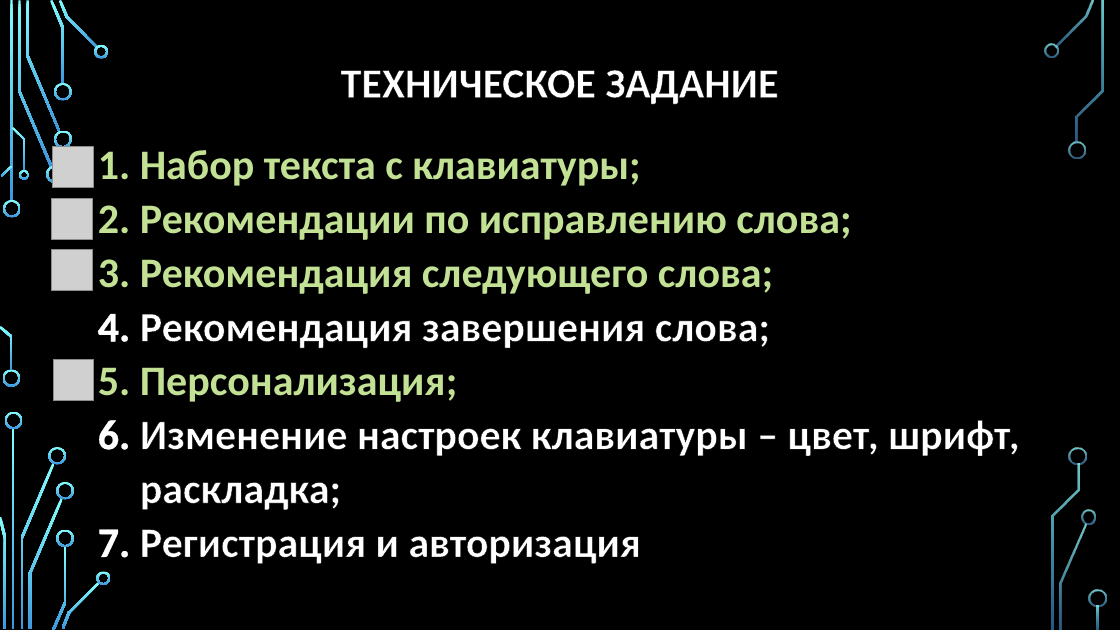
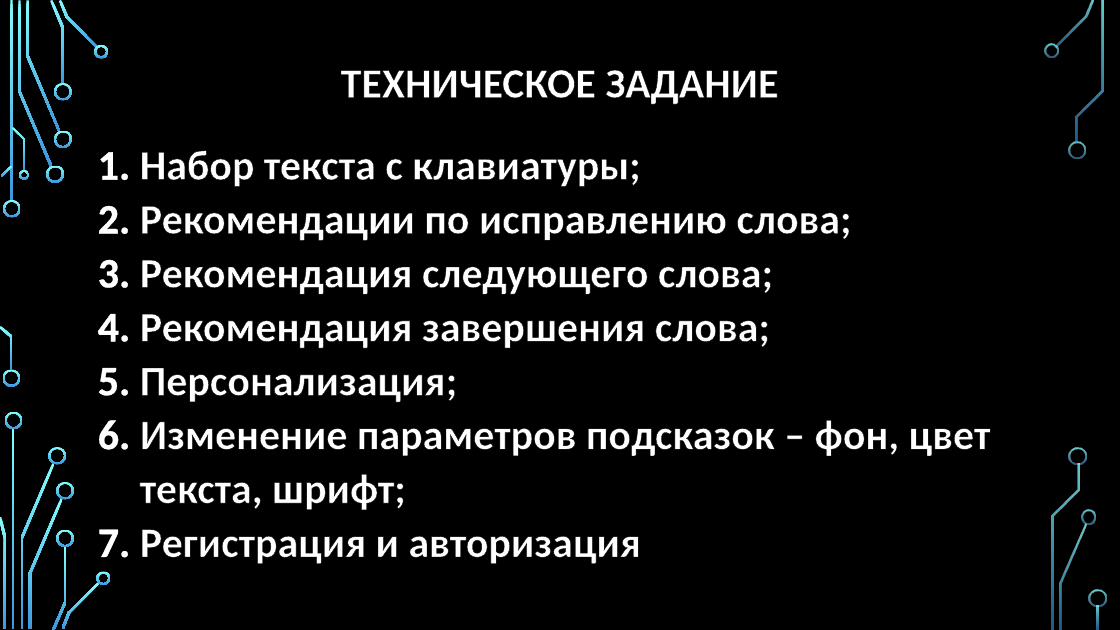
Before and after one commit to Ruslan-Far/docs-graduate-work, a slide deck: slide 5 of Фархетдинов - Презентация по ВКР.pptx. Drawn at 1120x630 pixels with LibreOffice and Linux fonts; fonts in the diff are those of the drawing; grey boxes stand for pictures; background and template pictures are left out. Boxes give left, top, right and bottom in pixels: in the first picture for what was removed or moved away, otherwise in the second. Text is boxed around its words. In the diff, an @@ line names an element or a change of style, - is before the commit and + after.

```diff
--- a/Фархетдинов - Презентация по ВКР.pptx
+++ b/Фархетдинов - Презентация по ВКР.pptx
@@ picture removed at <box>52,147,93,188</box> @@
@@ text at <box>140,151,851,402</box>: text colour #C2E194 to #FFFFFF in "Набор текста с клавиатуры;", "Рекомендации по исправлению слова;", "Рекомендация следующего слова;", "Персонализация;" @@
@@ picture removed at <box>51,198,92,239</box> @@
@@ picture removed at <box>51,250,92,291</box> @@
@@ picture removed at <box>53,360,94,401</box> @@
@@ text at <box>140,420,991,510</box>: text changed @@
-  6. Изменение настроек клавиатуры – цвет, шрифт, раскладка;
+  6. Изменение параметров подсказок – фон, цвет текста, шрифт;
```
Also in this commit, not shown: 1 slide added.
